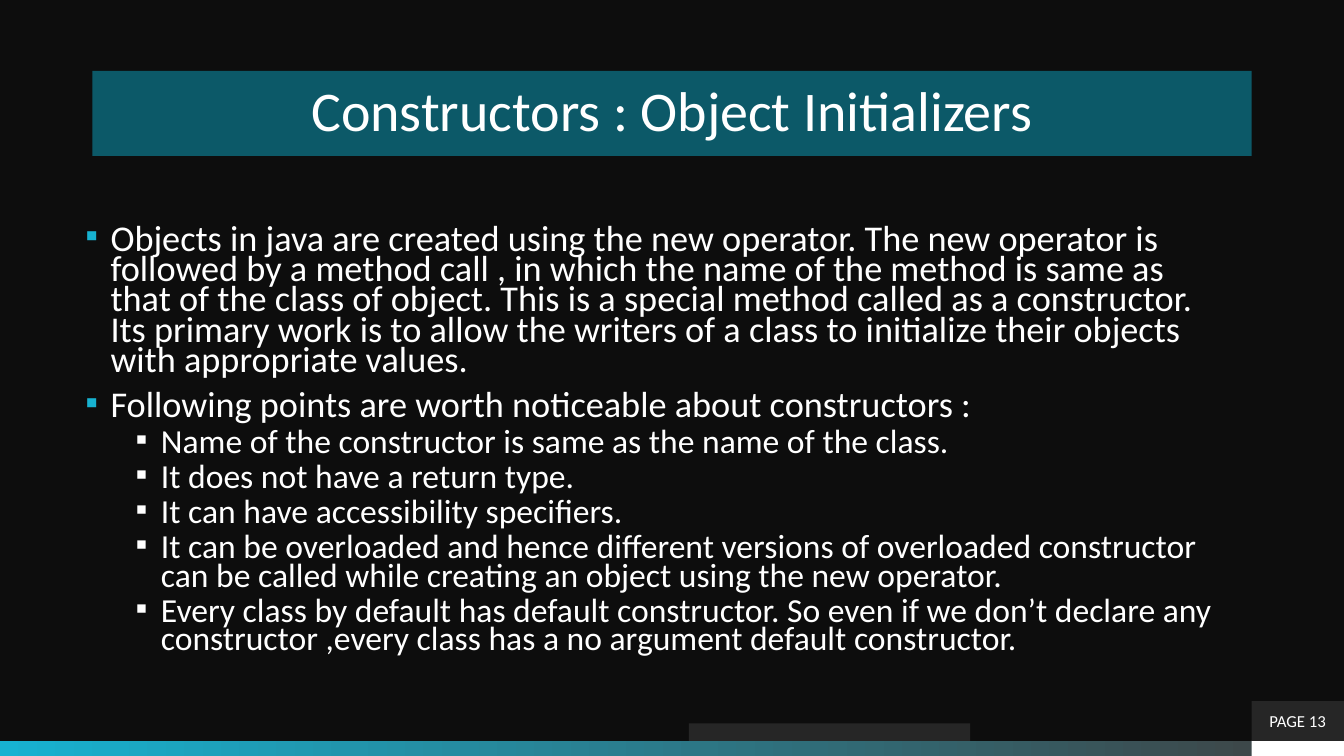
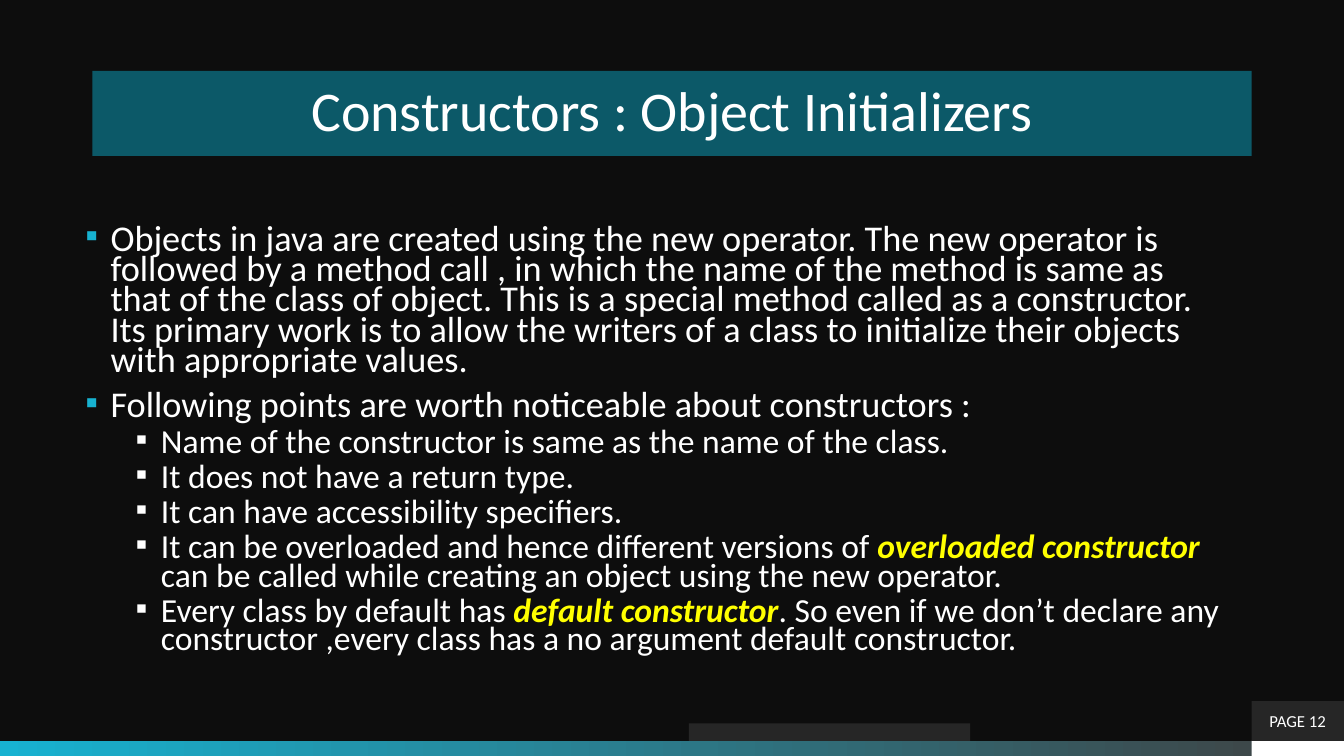
Before and after one commit to theLeonidas/Courses, a slide deck: slide 12 of courseMaterial/Objective-7-Using Methods/Methods.pptx (slide 13 before the commit). Drawn at 1344x756 pixels with LibreOffice and Linux fonts; fonts in the diff are those of the drawing; background and template pictures are left out. Boxes give left, top, right and bottom in pixels: in the first picture for what was removed or moved away, otherwise in the second. Text is boxed around its words. In the diff, an @@ line names an element or a change of style, - is before the commit and + after.

```diff
--- a/courseMaterial/Objective-7-Using Methods/Methods.pptx
+++ b/courseMaterial/Objective-7-Using Methods/Methods.pptx
@@ text at (x1=161, y1=534, x2=1218, y2=656): text colour #FFFFFF to #FFFF00, bold on, italic on in "overloaded constructor", "default constructor." @@
@@ page number at (x1=1269, y1=716, x2=1326, y2=727): text changed @@
-PAGE 13
+PAGE 12
```
Also in this commit, not shown: 8 other slides changed, 1 slide removed, 37 other files.
